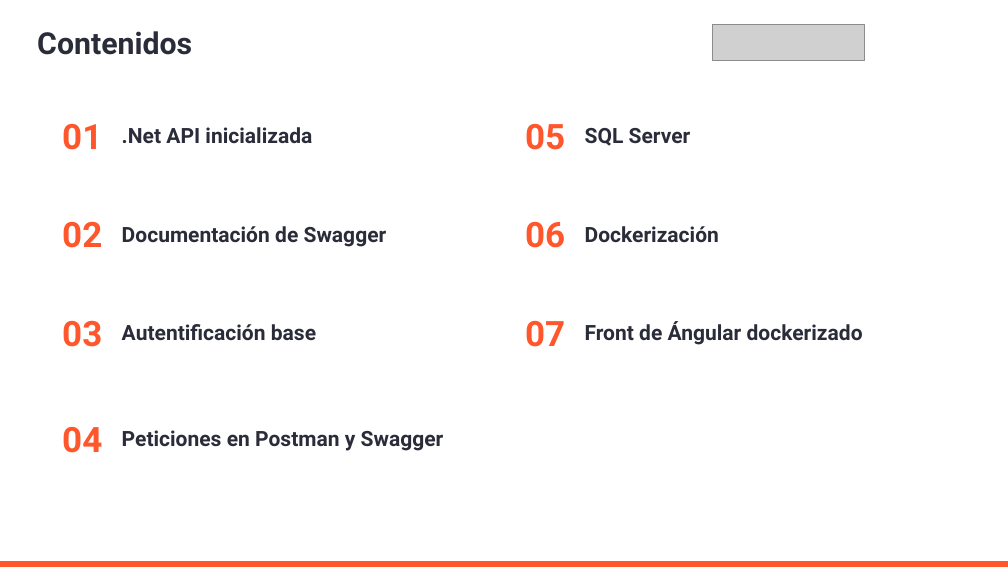
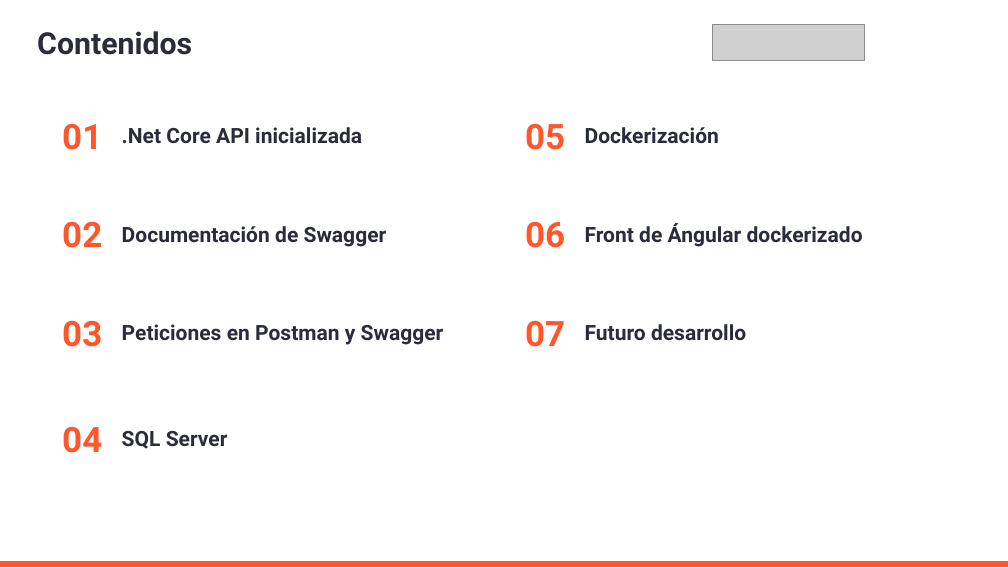
Before and after one commit to AleMedinaGarc/DotnetAPI-Practice, a slide deck: slide 3 of IniciacionDePracticasExternas.pptx (slide 4 before the commit). Drawn at 1008x567 pixels with LibreOffice and Linux fonts; fonts in the diff are those of the drawing; grey boxes stand for pictures; background and template pictures are left out. Boxes give left, top, right and bottom in pixels: in the first picture for what was removed or moved away, otherwise in the second. Text is boxed around its words. In the diff, an @@ line names an element or a change of style, - is before the commit and + after.

```diff
--- a/IniciacionDePracticasExternas.pptx
+++ b/IniciacionDePracticasExternas.pptx
@@ text at [122, 127, 362, 143]: text changed @@
-.Net API inicializada
+.Net Core API inicializada
@@ text at [585, 127, 719, 143]: text changed @@
-SQL Server
+Dockerización
@@ text at [585, 223, 863, 247]: text changed @@
-Dockerización
+Front de Ángular dockerizado
@@ text at [122, 324, 444, 345]: text changed @@
-Autentificación base
+Peticiones en Postman y Swagger
@@ text at [585, 324, 746, 340]: text changed @@
-Front de Ángular dockerizado
+Futuro desarrollo
@@ text at [122, 431, 228, 449]: text changed @@
-Peticiones en Postman y Swagger
+SQL Server
```
Also in this commit, not shown: 1 other slide changed, 10 slides added, 1 slide removed, 1 other file.
